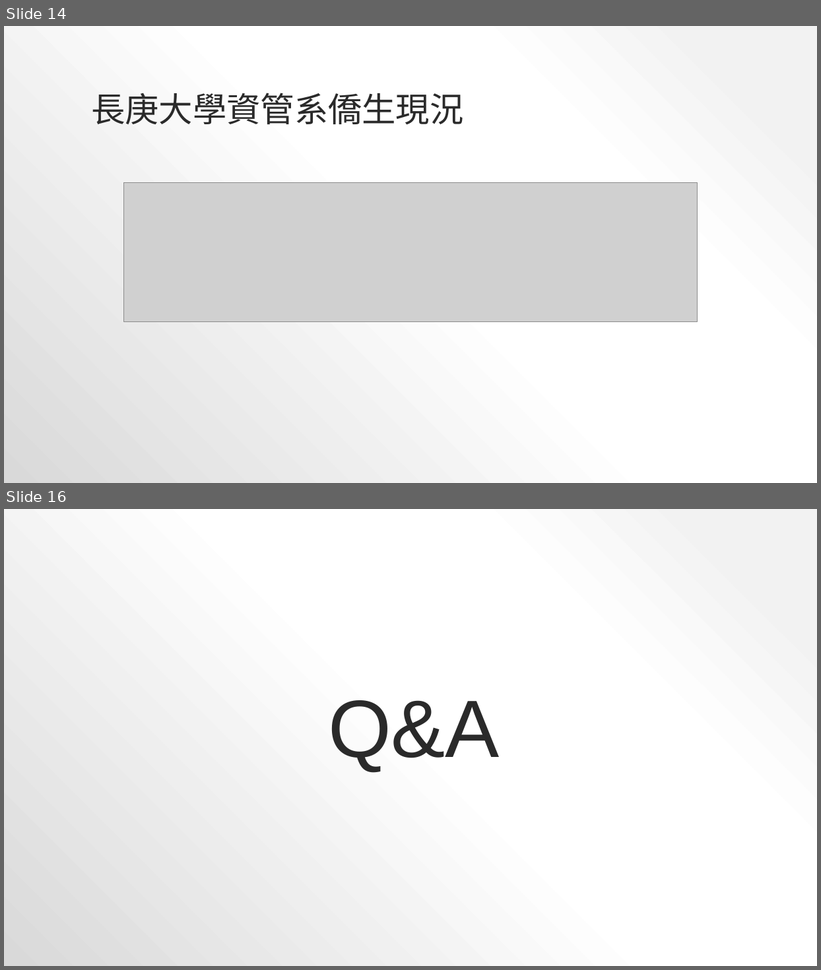
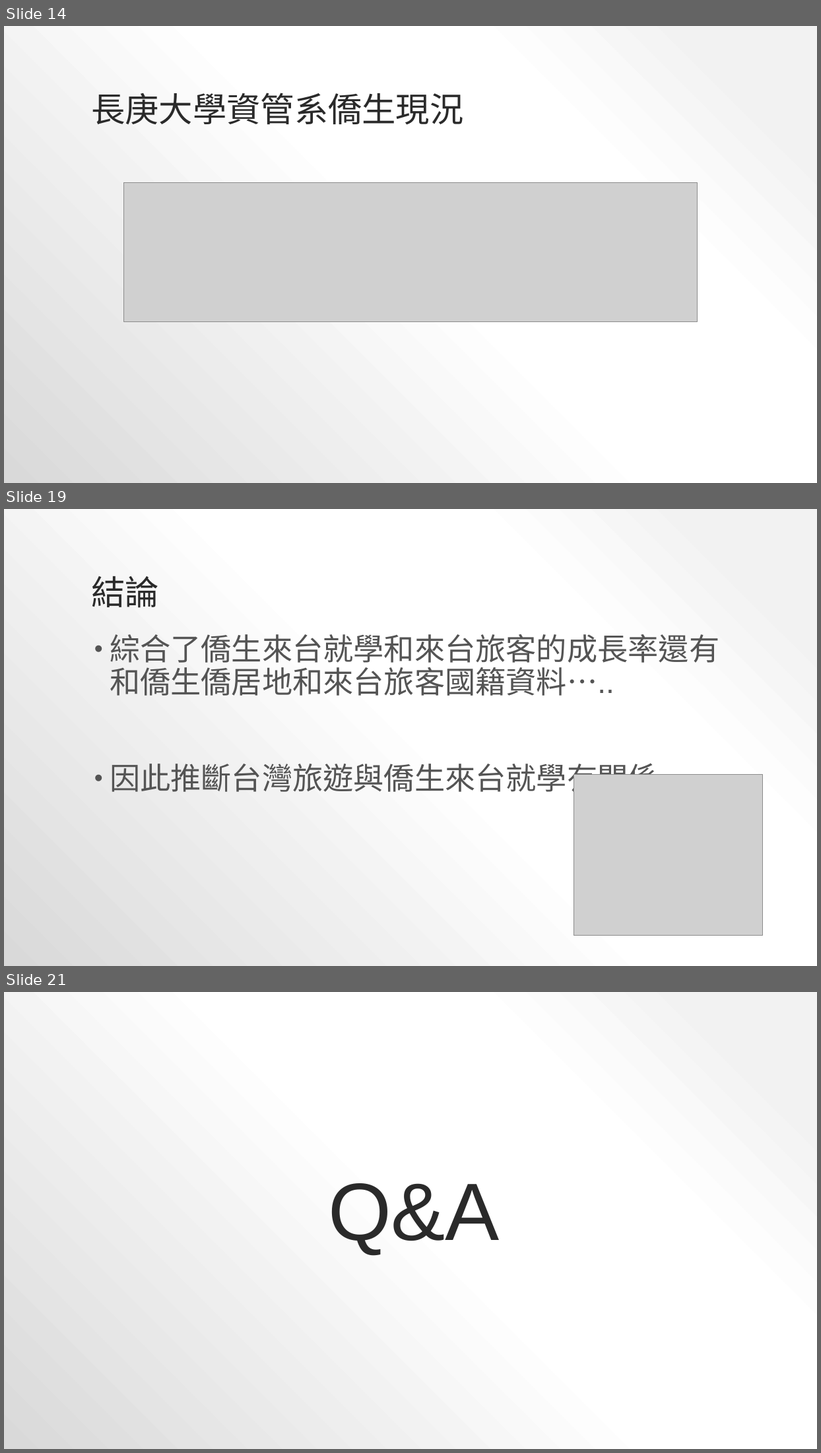
Before and after one commit to YeungSaoIan/CGUIM_BigData_FinalReport-B0344122, a slide deck: FinalReportPPT.pptx. Shown one above the other, each under a label of ours: slides 14 and 16 before the commit, slides 14, 19 and 21 after it; the slides between them are not shown. The pictures are 821x970 and 821x1453 pixels, drawn with LibreOffice and Linux fonts; fonts in the diff are those of the drawing; grey boxes stand for pictures. Boxes give left, top, right and bottom in pixels: in the first picture for what was removed or moved away, otherwise in the second. Text is boxed around its words. In the diff, an @@ line names an element or a change of style, - is before the commit and + after.

```diff
--- a/FinalReportPPT.pptx
+++ b/FinalReportPPT.pptx
@@ slide 19 added at <box>4,509,817,966</box>, background gradient #F2F2F2 to #FFFFFF to #D9D9D9 @@
@@ title added at <box>91,576,159,608</box>, 40 pt, text #2A2A2A @@
+結論
@@ text added at <box>110,634,719,797</box>, 36 pt, text #545454 @@
+• 綜合了僑生來台就學和來台旅客的成長率還有和僑生僑居地和來台旅客國籍資料…..
+• 因此推斷台灣旅遊與僑生來台就學有關係
@@ picture added at <box>574,774,762,936</box> @@
@@ what was slide 16 is now slide 21 @@
```
Also in this commit, not shown: 5 other slides added, 1 slide removed, 10 other files.
